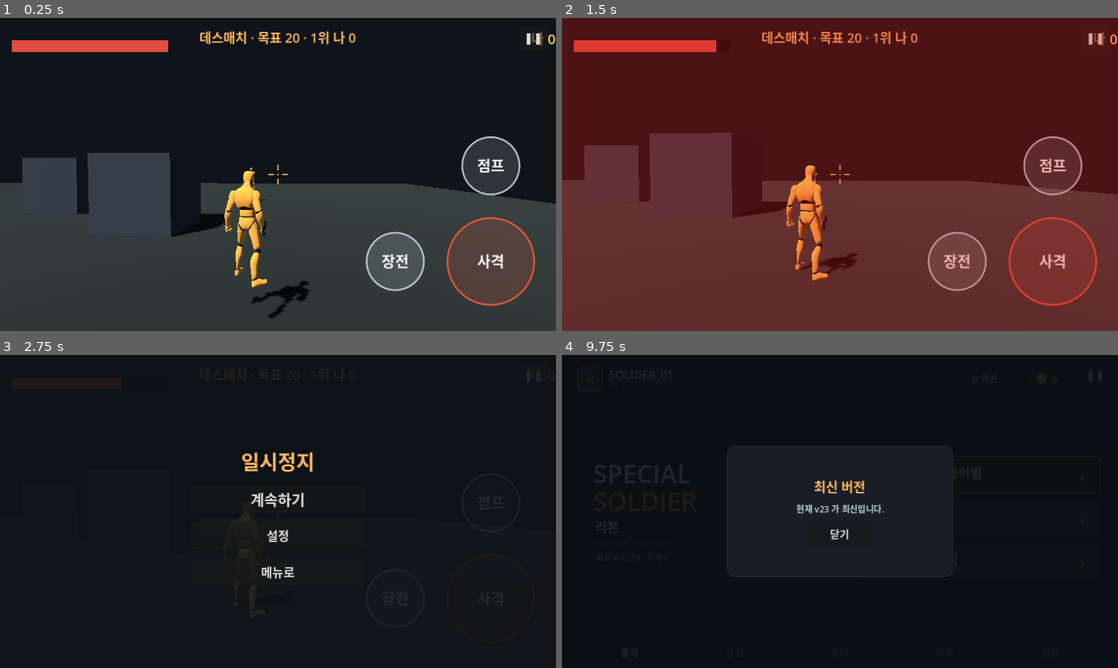
Above: before the commit, frames 1-4 (two rows, left to right).
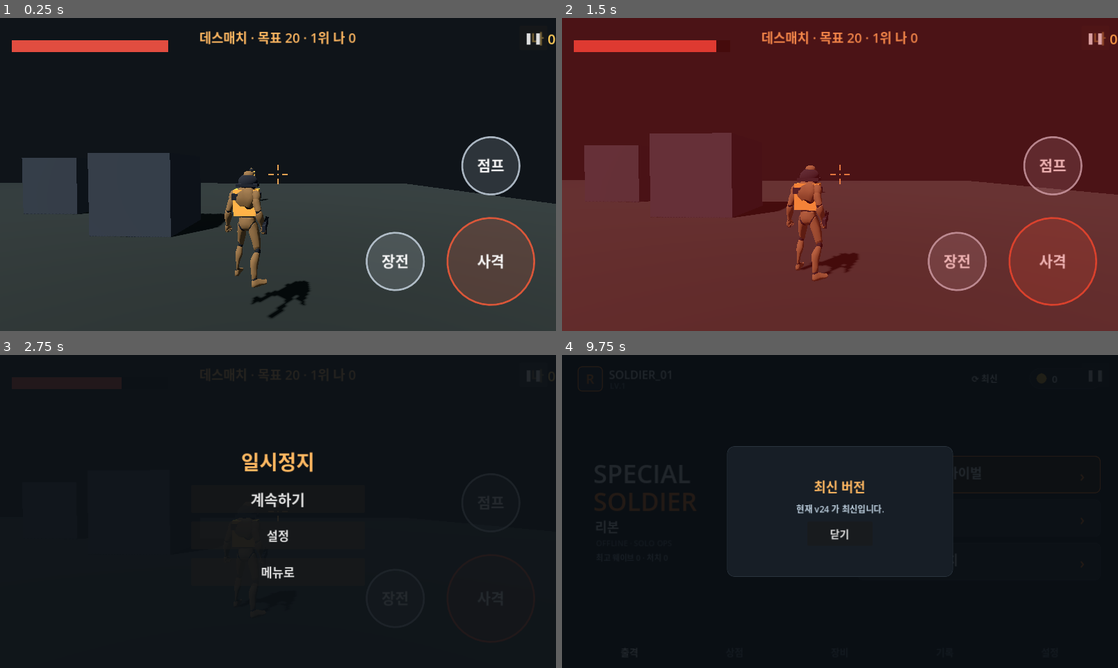
Above: after the commit, the same moments.

Repository: jjongjjongs/Reborn
Game: Godot game, scene res://Deathmatch.tscn
Two runs of this game, one before a commit and one after it. Both use one fixed random seed, a clock stepped at 60 frames per second and the inputs below. This scene is started directly instead of the project's main scene.
Inputs:
- Up to frame 1 (0.25 s): no input
- Up to frame 2 (1.5 s): click "❚❚" at 0.5 s; click "계속하기" at 1.25 s
- Up to frame 3 (2.75 s): click "❚❚" at 2 s
- Up to frame 4 (9.75 s): click "설정" at 2.75 s; click "메뉴로" at 3.5 s; click "❚❚" at 4.25 s; click "계속하기" at 5 s; click "격자" at 5.75 s; click "리셋" at 6.5 s; click "완료" at 7.25 s; click "❚❚" at 8 s; click "계속하기" at 8.75 s; click "⟳ 최신" at 9.5 s

The runs differ from the first frame. In frame 1, 1.4% of the frame differs, in the area x 40-56%, y 47-92%; in frame 2, 1.3%; in frame 3, less than 0.1%; in frame 4, less than 0.1%.

Commit message:
feat: 병사 외형 R2 — 택티컬 리스킨 + 헬멧/조끼 + 소총 (v24)
- soldier.gd: 마네킹을 택티컬 병사로 재구성(애니 유지). 어두운 유니폼 색,
  팀색 방탄조끼 + 헬멧을 뼈(DEF-spine.003/DEF-head) 월드 위치로 추적하되 몸
  방향으로 정렬(뼈 로컬축 의존 제거). 소총을 리시버/총열/개머리판/탄창/조준경으로
  구성해 손 위치에서 전방을 향하게.
- 리타게팅 없이 애니메이션 호환 유지. 팀 구분은 조끼 색으로 또렷하게.
- 버전 23→24 (2.2→2.3)

Co-Authored-By: Claude Opus 4.8 <noreply@anthropic.com>
Claude-Session: https://claude.ai/code/session_017gCHGQkLFHx2VS6S1QuV14

Diff:
--- a/game/project.godot
+++ b/game/project.godot
@@ -4,8 +4,8 @@
 [application]
 
 config/name="스페셜솔져 리본"
-config/version="2.2"
-config/build_code=23
+config/version="2.3"
+config/build_code=24
 run/main_scene="res://Menu.tscn"
 config/icon="res://icon.svg"
 config/features=PackedStringArray("4.3", "GL Compatibility")
--- a/game/soldier.gd
+++ b/game/soldier.gd
@@ -1,24 +1,34 @@
 class_name Soldier
 extends Node3D
-## Animated character wrapper around the Quaternius CC0 mannequin (46 clips).
-## Owner drives it each frame via drive() + shoot()/set_dead(); this picks and
-## crossfades the right animation. Scale is 1.0 (model ~1.83m, feet at y=0).
+## Animated soldier built on the Quaternius CC0 mannequin (46 clips). Reskinned
+## as a tactical trooper: dark uniform, bone-tracked helmet + team-colored plate
+## carrier, and a rifle. Gear/weapon follow the animated bones' WORLD positions
+## but take the body's orientation (so no dependency on each bone's local axes).
+## Owner drives it via drive() + shoot()/set_dead().
 
 const SRC: PackedScene = preload("res://assets/soldier/AnimationLibrary_Godot_Standard.gltf")
 
-@export var yaw_offset := PI   # model faces +Z by default; flip to face owner -Z
+@export var yaw_offset := PI
 
 var _ap: AnimationPlayer
 var _sk: Skeleton3D
+var _hand_idx := -1
+var _head_idx := -1
+var _chest_idx := -1
 var _gun: Node3D
-var _hand_idx := -1
+var _helmet: Node3D
+var _vest: Node3D
 var _loco := 0.0
 var _aiming := false
 var _dead := false
 var _oneshot := 0.0
 var _base := "?"
+var _gear_dark := StandardMaterial3D.new()
+var _team := Color(0.8, 0.4, 0.3)
 
-func setup(team_color: Color, gear: Color = Color(0.11, 0.12, 0.14)) -> void:
+func setup(team_color: Color, _gear: Color = Color(0.11, 0.12, 0.14)) -> void:
+	_team = team_color
+	_gear_dark.albedo_color = Color(0.12, 0.13, 0.16)
 	var inst := SRC.instantiate()
 	inst.rotation.y = yaw_offset
 	add_child(inst)
@@ -28,95 +38,112 @@
 		elif n is Skeleton3D:
 			_sk = n
 		elif n is MeshInstance3D:
-			_tint(n, team_color, gear)
+			_tint(n)
+	if _sk != null:
+		_hand_idx = _sk.find_bone("DEF-hand.R")
+		_head_idx = _sk.find_bone("DEF-head")
+		_chest_idx = _sk.find_bone("DEF-spine.003")
 	_build_gun()
+	_build_gear()
 	if _ap:
-		_ap.play("Idle")
-		_base = "Idle"
+		_ap.play("Idle"); _base = "Idle"
 
 func drive(loco_ratio: float, aiming: bool) -> void:
-	_loco = loco_ratio
-	_aiming = aiming
+	_loco = loco_ratio; _aiming = aiming
 
 func shoot() -> void:
 	if _dead or _ap == null:
 		return
 	_ap.play("Pistol_Shoot", 0.03)
-	_oneshot = 0.16
-	_base = "?"   # force base to replay once the one-shot ends
+	_oneshot = 0.16; _base = "?"
 
 func set_dead(d: bool) -> void:
 	if d == _dead:
 		return
-	_dead = d
-	_oneshot = 0.0
-	_base = "?"
+	_dead = d; _oneshot = 0.0; _base = "?"
 	if _ap:
 		_ap.play("Death01" if d else "Idle", 0.12)
-		if d:
-			_base = "Death01"
+		if d: _base = "Death01"
 
 func _process(dt: float) -> void:
-	_update_gun()
+	_update_attachments()
 	if _ap == null or _dead:
 		return
 	if _oneshot > 0.0:
 		_oneshot -= dt
 		return
 	var want := "Idle"
-	if _loco > 0.85:
-		want = "Sprint"
-	elif _loco > 0.45:
-		want = "Jog_Fwd"
-	elif _loco > 0.12:
-		want = "Walk"
-	elif _aiming:
-		want = "Pistol_Idle"
+	if _loco > 0.85: want = "Sprint"
+	elif _loco > 0.45: want = "Jog_Fwd"
+	elif _loco > 0.12: want = "Walk"
+	elif _aiming: want = "Pistol_Idle"
 	if want != _base:
 		_base = want
 		_ap.play(want, 0.15)
 
-func _tint(mi: MeshInstance3D, team: Color, gear: Color) -> void:
-	var m0 := StandardMaterial3D.new()
-	m0.albedo_color = team
+# ---- appearance ----
+func _tint(mi: MeshInstance3D) -> void:
+	# darker, desaturated team hue so the body reads as a uniform, not a blob
+	var uniform := _team.lerp(Color(0.14, 0.16, 0.19), 0.58)
+	var m0 := StandardMaterial3D.new(); m0.albedo_color = uniform
+	m0.roughness = 0.9
 	mi.set_surface_override_material(0, m0)
 	if mi.mesh and mi.mesh.get_surface_count() > 1:
-		var m1 := StandardMaterial3D.new()
-		m1.albedo_color = gear
+		var m1 := StandardMaterial3D.new(); m1.albedo_color = Color(0.10, 0.11, 0.13)
+		m1.roughness = 0.9
 		mi.set_surface_override_material(1, m1)
 
+func _mesh(parent: Node3D, size: Vector3, pos: Vector3, mat: StandardMaterial3D) -> void:
+	var m := MeshInstance3D.new()
+	var b := BoxMesh.new(); b.size = size; m.mesh = b
+	m.material_override = mat; m.position = pos
+	parent.add_child(m)
+
 func _build_gun() -> void:
-	# A compact pistol that sits in the hand but always points along the body's
-	# forward (aim) direction, so it never depends on the hand bone's local axes.
-	if _sk != null:
-		_hand_idx = _sk.find_bone("DEF-hand.R")
-	_gun = Node3D.new()
-	add_child(_gun)
-	var dark := StandardMaterial3D.new(); dark.albedo_color = Color(0.07, 0.07, 0.09)
-	# slide/barrel (extends forward along -Z)
-	var barrel := MeshInstance3D.new()
-	var b := BoxMesh.new(); b.size = Vector3(0.05, 0.08, 0.24); barrel.mesh = b
-	barrel.material_override = dark; barrel.position = Vector3(0, 0, -0.1)
-	_gun.add_child(barrel)
-	# grip (down)
-	var grip := MeshInstance3D.new()
-	var g := BoxMesh.new(); g.size = Vector3(0.045, 0.12, 0.06); grip.mesh = g
-	grip.material_override = dark; grip.position = Vector3(0, -0.07, 0.02)
-	_gun.add_child(grip)
+	_gun = Node3D.new(); add_child(_gun)
+	var body := _gear_dark
+	# receiver, barrel, stock, mag, sight — extends forward along -Z
+	_mesh(_gun, Vector3(0.05, 0.10, 0.34), Vector3(0, 0, -0.12), body)
+	_mesh(_gun, Vector3(0.03, 0.03, 0.30), Vector3(0, 0.01, -0.40), body)
+	_mesh(_gun, Vector3(0.045, 0.09, 0.14), Vector3(0, -0.01, 0.12), body)
+	_mesh(_gun, Vector3(0.04, 0.13, 0.05), Vector3(0, -0.09, -0.06), body)
+	_mesh(_gun, Vector3(0.018, 0.05, 0.03), Vector3(0, 0.08, -0.18), body)
 
-func _update_gun() -> void:
-	if _gun == null or _sk == null or _hand_idx < 0:
+func _build_gear() -> void:
+	var team_mat := StandardMaterial3D.new(); team_mat.albedo_color = _team; team_mat.roughness = 0.75
+	# plate carrier (team color — the main team identifier)
+	_vest = Node3D.new(); add_child(_vest)
+	_mesh(_vest, Vector3(0.40, 0.42, 0.26), Vector3(0, 0, 0), team_mat)
+	_mesh(_vest, Vector3(0.44, 0.10, 0.28), Vector3(0, 0.10, 0), _gear_dark)
+	_mesh(_vest, Vector3(0.14, 0.16, 0.02), Vector3(0, -0.02, -0.14), _gear_dark)
+	# helmet
+	_helmet = Node3D.new(); add_child(_helmet)
+	var dome := MeshInstance3D.new()
+	var sm := SphereMesh.new(); sm.radius = 0.16; sm.height = 0.28; dome.mesh = sm
+	dome.material_override = _gear_dark
+	_helmet.add_child(dome)
+	_mesh(_helmet, Vector3(0.34, 0.05, 0.34), Vector3(0, -0.04, 0), _gear_dark)  # brim
+
+func _update_attachments() -> void:
+	if _sk == null:
 		return
-	var hand_w: Vector3 = (_sk.global_transform * _sk.get_bone_global_pose(_hand_idx)).origin
-	_gun.global_position = hand_w
 	var body := get_parent()
-	var fwd: Vector3 = -global_transform.basis.z
+	var basis: Basis = global_transform.basis
 	if body is Node3D:
-		fwd = -(body as Node3D).global_transform.basis.z
-	var tgt := hand_w + fwd
-	if hand_w.distance_to(tgt) > 0.001:
-		_gun.look_at(tgt, Vector3.UP)
-	_gun.visible = visible and not _dead
+		basis = (body as Node3D).global_transform.basis
+	var vis := visible and not _dead
+	if _gun != null and _hand_idx >= 0:
+		var hw: Vector3 = (_sk.global_transform * _sk.get_bone_global_pose(_hand_idx)).origin
+		_gun.global_transform = Transform3D(basis, hw + basis * Vector3(0.02, 0.02, 0.0))
+		_gun.visible = vis
+	if _helmet != null and _head_idx >= 0:
+		var hd: Vector3 = (_sk.global_transform * _sk.get_bone_global_pose(_head_idx)).origin
+		_helmet.global_transform = Transform3D(basis, hd + basis * Vector3(0.0, 0.07, 0.0))
+		_helmet.visible = vis
+	if _vest != null and _chest_idx >= 0:
+		var cw: Vector3 = (_sk.global_transform * _sk.get_bone_global_pose(_chest_idx)).origin
+		_vest.global_transform = Transform3D(basis, cw + basis * Vector3(0.0, 0.0, -0.04))
+		_vest.visible = vis
 
 func _all(n: Node) -> Array:
 	var o: Array = [n]
Not shown, changed: game/export_presets.cfg
